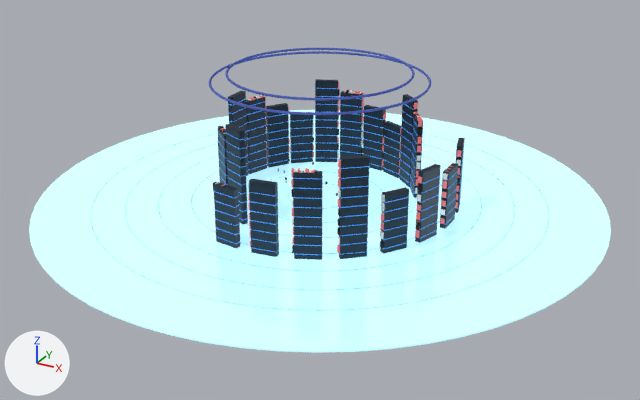
The glTF model public/models/env_tablet.glb, before and after one commit.
One viewpoint serves both versions: a camera (50 mm lens) standing at (98.8, -179.6, 79.6) and looking at (3.0, -5.5, -7.4). Every picture has the same lights, and +X, +Y and +Z are marked at lower left. The older version comes first. Where no turn or scale is listed for an object, it has been applied to the vertices. Vertices at exactly the same position are counted once.

In view in the first picture: 'docs_doc', 'env_dome', 'env_floor', 'env_shelf', 'env_shelf_edge', 'env_spine_b', 'env_spine_r', 'env_spine_w'.
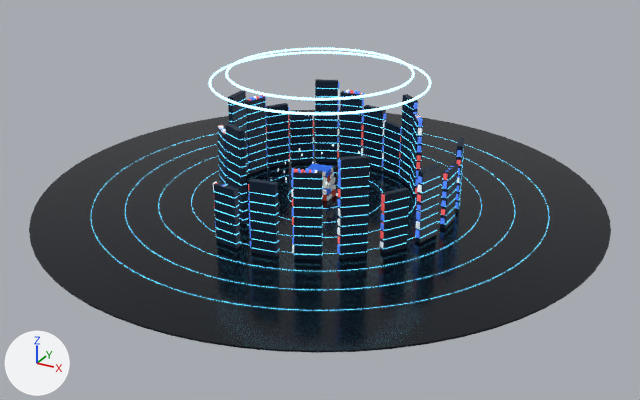
The change, as a list of edits to the scene's bpy script:
```text
Change mat_palettematerial001:
    where n0 = _N.new('ShaderNodeBsdfPrincipled'); n0.name = 'Principled BSDF'
    remove n0.inputs[2].default_value = 0.8  # 'Roughness'
    n0.inputs[28].default_value: 2.0 -> 1.0  # 'Emission Strength'
    add n4 = _N.new('ShaderNodeSeparateColor'); n4.name = 'Separate Color'
    add n5 = _N.new('ShaderNodeTexImage'); n5.name = 'Image Texture.002'
    add n5.image = img_palettemetallicroughness
    add n5.interpolation = 'Closest'
    add _L.new(n4.outputs[2], n0.inputs[1])  # 'Blue' to 'Metallic'
    add _L.new(n4.outputs[1], n0.inputs[2])  # 'Green' to 'Roughness'
    add _L.new(n5.outputs[0], n4.inputs[0])  # 'Color' to 'Color'
Change mat_palettematerial002:
    where n0 = _N.new('ShaderNodeBsdfPrincipled'); n0.name = 'Principled BSDF'
    remove n0.inputs[1].default_value = 0.5  # 'Metallic'
    remove n0.inputs[2].default_value = 0.15  # 'Roughness'
    n0.inputs[28].default_value: 1.0 -> 2.0  # 'Emission Strength'
    add n4 = _N.new('ShaderNodeSeparateColor'); n4.name = 'Separate Color'
    add n5 = _N.new('ShaderNodeTexImage'); n5.name = 'Image Texture.002'
    add n5.image = img_palettemetallicroughness
    add n5.interpolation = 'Closest'
    add _L.new(n4.outputs[2], n0.inputs[1])  # 'Blue' to 'Metallic'
    add _L.new(n4.outputs[1], n0.inputs[2])  # 'Green' to 'Roughness'
    add _L.new(n5.outputs[0], n4.inputs[0])  # 'Color' to 'Color'
Change me_torus_007:
    where me_torus_007.from_pydata(...)  # 1152 vertices, 2304 faces; spans x -26.3..26.3, y -26.3..26.3, z -1.3..1.3
    remove me_torus_007.materials.append(mat_palettematerial001)
    me_torus_007 part 1: texture (UV) coordinates of 2304 of 2304 faces, centred in x -26.2..26.2, y -26.2..26.2, z -1.3..1.3, changed; they spanned u 0.06..0.06, v 0.94..0.94 and now span u 0.22..0.22, v 0.78..0.78
    add me_torus_007.materials.append(mat_palettematerial002)
Change me_cylinder:
    where me_cylinder.from_pydata(...)  # 128 vertices, 252 faces; spans x -70.0..70.0, y -70.0..70.0, z -0.2..0.2
    remove me_cylinder.materials.append(mat_palettematerial002)
    me_cylinder part 2: texture (UV) coordinates of 252 of 252 faces, centred in x -69.9..69.9, y -69.9..69.9, z -0.2..0.2, changed; they spanned u 0.19..0.19, v 0.81..0.81 and now span u 0.28..0.28, v 0.72..0.72
    add me_cylinder.materials.append(mat_palettematerial001)
Change me_cube_001:
    where me_cube_001.from_pydata(...)  # 1232 vertices, 2376 faces; spans x -29.7..29.7, y -29.8..29.8, z -11.5..11.5
    remove me_cube_001.materials.append(mat_palettematerial003)
    add me_cube_001.materials.append(mat_palettematerial001)
Change me_torus:
    where me_torus.from_pydata(...)  # 4072 vertices, 7452 faces; spans x -56.0..56.0, y -56.0..56.0, z -10.6..10.6
    remove me_torus.materials.append(mat_palettematerial004)
    me_torus part 3: texture (UV) coordinates of 7452 of 7452 faces, centred in x -56.0..56.0, y -56.0..56.0, z -10.5..10.6, changed; they spanned u 0.44..0.44, v 0.56..0.56 and now span u 0.41..0.41, v 0.59..0.59
    add me_torus.materials.append(mat_palettematerial003)
Change me_cube_002:
    where me_cube_002.from_pydata(...)  # 8755 vertices, 13152 faces; spans x -29.5..29.5, y -29.6..29.6, z -10.8..10.8
    remove me_cube_002.materials.append(mat_palettematerial005)
    me_cube_002 part 4: texture (UV) coordinates of 13152 of 13152 faces, centred in x -29.5..29.5, y -29.6..29.6, z -10.8..10.8, changed; they spanned u 0.56..0.56, v 0.44..0.44 and now span u 0.47..0.47, v 0.53..0.53
    add me_cube_002.materials.append(mat_palettematerial001)
Change me_cube_003:
    where me_cube_003.from_pydata(...)  # 4464 vertices, 6696 faces; spans x -29.5..29.5, y -29.6..29.6, z -10.8..10.8
    remove me_cube_003.materials.append(mat_palettematerial005)
    me_cube_003 part 5: texture (UV) coordinates of 6696 of 6696 faces, centred in x -29.5..29.5, y -29.6..29.6, z -10.8..10.8, changed; they spanned u 0.69..0.69, v 0.31..0.31 and now span u 0.53..0.53, v 0.47..0.47
    add me_cube_003.materials.append(mat_palettematerial001)
Change me_cube_005:
    where me_cube_005.from_pydata(...)  # 4476 vertices, 6720 faces; spans x -29.5..29.5, y -29.6..29.6, z -10.8..10.8
    remove me_cube_005.materials.append(mat_palettematerial005)
    me_cube_005 part 6: texture (UV) coordinates of 6720 of 6720 faces, centred in x -29.5..29.5, y -29.6..29.6, z -10.8..10.8, changed; they spanned u 0.81..0.81, v 0.19..0.19 and now span u 0.59..0.59, v 0.41..0.41
    add me_cube_005.materials.append(mat_palettematerial001)
Change me_cube_2421:
    where me_cube_2421.from_pydata(...)  # 224 vertices, 336 faces; spans x -11.7..11.7, y -12.0..12.0, z -2.8..2.8
    me_cube_2421 part 7: texture (UV) coordinates of 336 of 336 faces, centred in x -11.7..11.7, y -12.0..12.0, z -2.8..2.8, changed; they spanned u 0.94..0.94, v 0.06..0.06 and now span u 0.72..0.72, v 0.28..0.28
Add ob_env_white:
    ob_env_white = bpy.data.objects.new('env_white', me_cube_2452)  # 280 vertices, 540 faces; spans x -3.39..3.45, y -2.59..2.59, z -3.64..3.64
    ob_env_white.location = (0.0, 0.0, -5.1)
Add ob_env_cr_b3:
    ob_env_cr_b3 = bpy.data.objects.new('env_cr_b3', me_cube_2458)  # 56 vertices, 108 faces; spans x -3.41..3.41, y -2.7..2.7, z -0.71..0.71
    ob_env_cr_b3.location = (0.2, 0.0, -5.1)
Add ob_env_cr_b2:
    ob_env_cr_b2 = bpy.data.objects.new('env_cr_b2', me_cube_2454)  # 112 vertices, 216 faces; spans x -3.61..3.61, y -2.86..2.86, z -3.04..3.04
    ob_env_cr_b2.location = (-0.2, -0.2, -4.4)
Add ob_env_cr_b1:
    ob_env_cr_b1 = bpy.data.objects.new('env_cr_b1', me_cube_2450)  # 112 vertices, 216 faces; spans x -3.61..3.6, y -2.74..2.67, z -3.04..3.04
    ob_env_cr_b1.location = (-0.1, 0.1, -5.9)
```

Where the change shows, as pixel boxes (x1, y1, x2, y2) in the pictures (640 x 400 px):
'env_floor', surface changed, recoloured (darker): (29, 110, 611, 353) in both
'env_shelf', surface changed, recoloured: (213, 80, 465, 260) in both
'env_shelf_edge', recoloured, surface changed: (91, 88, 549, 311) in both
'env_dome', surface changed, recoloured: (209, 48, 431, 115) in both
'env_spine_b', surface changed, recoloured: (215, 82, 461, 254) in both
'env_spine_r', surface changed, recoloured: (214, 90, 461, 244) in both
'env_spine_w', surface changed, recoloured: (213, 89, 460, 253) in both
'env_cr_b2', added: after (307, 163, 334, 195)
'env_white', added: after (315, 163, 336, 201)
'env_cr_b1', added: after (322, 172, 337, 201)
'env_cr_b3', added: after (322, 177, 335, 189)
'docs_doc', surface changed: (278, 144, 360, 196) in both
